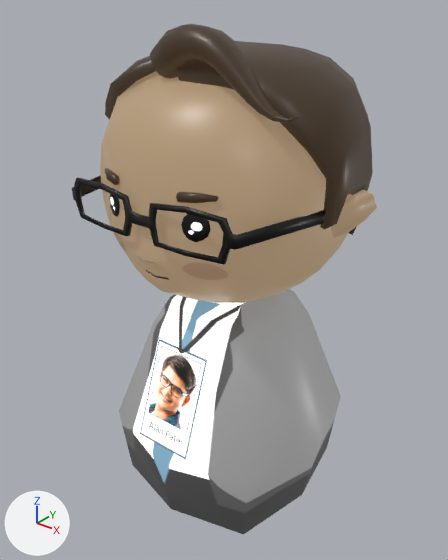
What one commit did to the Blender file ANIMATION/Cedric/MM00984 Cedric.blend.
Rendered twice from a 50 mm camera at (0.571, -0.737, 0.912) aimed at (-0.019, 0.0, 0.455). The lights are fixed; the arrows at lower left show +X, +Y and +Z.

Script lines for the objects in view, before the commit:
```python
ob_man_eyes = bpy.data.objects.new(' Man Eyes', me_cube_001)
ob_man_eyes.location = (0.009, -0.086, 0.648)
ob_man_eyes.scale = (0.137, 0.137, 0.137)
ob_man_head = bpy.data.objects.new(' Man Head', me_cube)
ob_man_head.location = (0.009, -0.086, 0.648)
ob_man_head.scale = (0.137, 0.137, 0.137)
ob_name_tag = bpy.data.objects.new('Name Tag', me_plane)
ob_name_tag.location = (0.0, 0.0, 0.0)
# me_cube
# before: 55 (0.13, -0.76, -0.61) at pixel (162, 263), 69 (0.07, -0.79, -0.6) at pixel (156, 263), 70 (0.04, -0.77, -0.62) at pixel (155, 263), 71 (0.05, -0.79, -0.59) at pixel (154, 261), 74 (0.31, -0.71, -0.62) at pixel (179, 267)
# before: 83 (0.22, -0.73, -0.61) at pixel (170, 265), 237 (-0.26, -0.76, -0.61) at pixel (135, 254), 256 (-0.2, -0.79, -0.6) at pixel (137, 256), 257 (-0.17, -0.77, -0.62) at pixel (140, 258), 258 (-0.19, -0.79, -0.59) at pixel (137, 255)
# before: 263 (-0.44, -0.71, -0.62) at pixel (126, 249), 274 (-0.35, -0.73, -0.61) at pixel (130, 251)
```
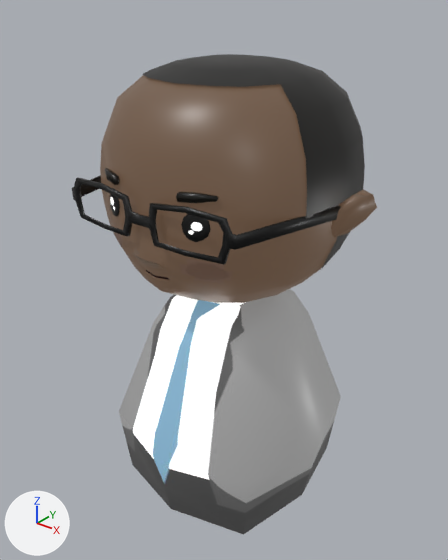
What changed in the scene script:
```text
Add img_mm00984_cedric_jpg:
    img_mm00984_cedric_jpg = load_image('MM00984 Cedric.jpg', 'Textures/MM00984 Cedric.jpg', 1024, 1024, 'sRGB')
Change mat_material:
    where n2 = _N.new('ShaderNodeTexImage'); n2.name = 'Image Texture'
    n2.image: img_mm00942_businessman_texture_jpg -> img_mm00984_cedric_jpg
Change me_cube:
    used by ob_man_head; location = (0.009, -0.086, 0.648); scale = (0.137, 0.137, 0.137)
    verts and faces of me_cube; kept vertices keep their numbers, new ones are numbered from 905
    remove me_cube.from_pydata(...)  # 905 vertices, 861 faces; spans x -1.72..1.58, y -0.86..2.09, z -4.76..1.56
    add me_cube.from_pydata(...)  # 721 vertices, 672 faces; spans x -1.72..1.58, y -0.86..2.04, z -4.76..1.2
    me_cube part 1: the loose piece of 143 vertices spanning x -1.56..1.42, y -0.28..2.09, z -0.83..1.33 is rebuilt with 127 vertices and now spans x -1.47..1.34, y -0.31..2.0, z -0.88..1.2
    me_cube part 2: the loose piece of 168 vertices spanning x -0.45..1.26, y -0.36..0.27, z 0.81..1.56 is deleted
    me_cube part 3
    add for i in [55, 69, 70, 71, 74, 83]: verts[i] += (0.05, 0.0, 0.0)
    add for i in [237, 256, 257, 263]: verts[i] += (-0.05, 0.0, 0.0)
    add verts[258] = (-0.23, -0.79, -0.59)  # moved, pixel (134, 254)
    add verts[274] = (-0.39, -0.73, -0.61)  # moved, pixel (127, 250)
Remove ob_name_tag:
    ob_name_tag = bpy.data.objects.new('Name Tag', me_plane)
    ob_name_tag.location = (0.0, 0.0, 0.0)
```

Location of each change, (x1, y1, x2, y2) in pixels of the pictures (448 x 560 px; the box of a moved part takes in the faces that stretch with it):
' Man Head', surface changed, reshaped (beige to brown)
    before: (72, 24, 377, 535)
    after: (72, 54, 377, 535)
'Name Tag', deleted
    before: (140, 339, 207, 460)
part 1 of me_cube, rebuilt
    before: (105, 41, 373, 235)
    after: (143, 54, 365, 268)
part 2 of me_cube, deleted (brown)
    before: (150, 24, 300, 123)
part 3 of me_cube, moved or reshaped
    both: (115, 219, 208, 294)
